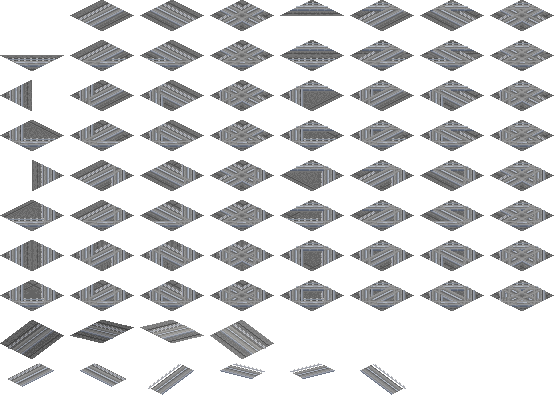
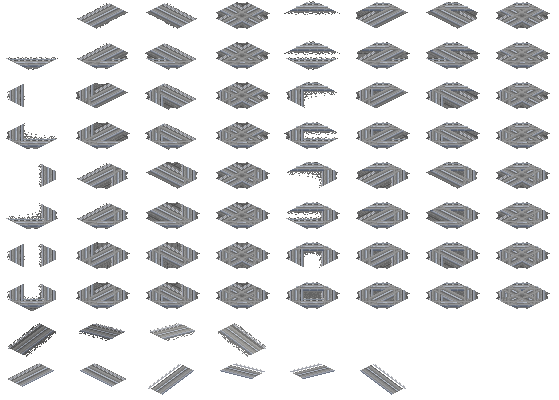
Two versions of the same layered image (559 × 400). Layer-by-layer changes:
painted on "slabs_jp", masked it over [0, 0, 554, 359]
